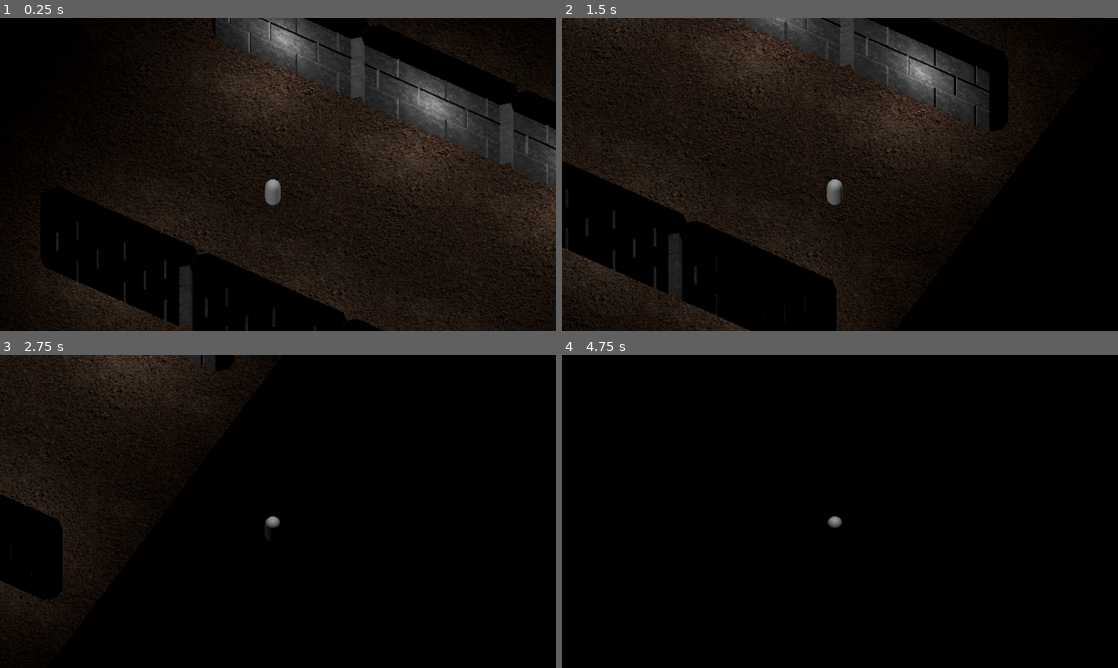
Above: before the commit, frames 1-4 (two rows, left to right).
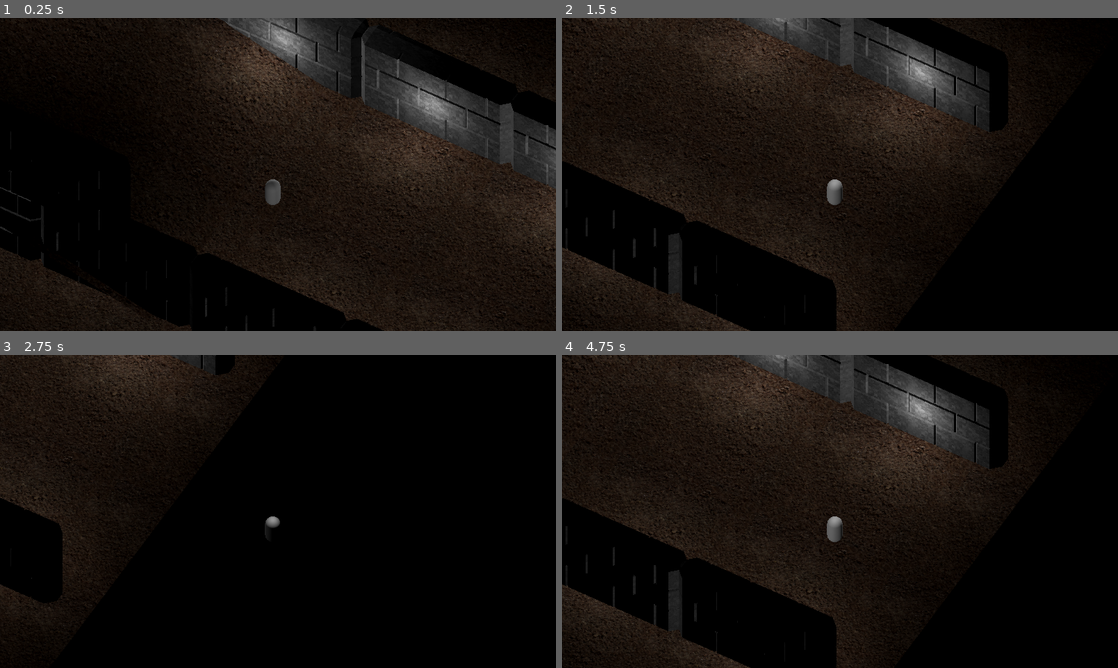
Above: after the commit, the same moments.

Repository: Degenerate-Games/shadows-below
Game: Godot game, scene res://scenes/levels/3d_test_level.tscn
The game is run twice, just before and just after one commit, with the same random seed, the same clock (stepped at 60 frames per second) and the same inputs. This scene is started directly instead of the project's main scene. Sound files missing from this copy of the repository are replaced by a short silence.
Inputs (mouse positions are in pixels of both pictures, inside the frame that each line leads up to):
- Up to frame 1 (0.25 s): no input
- Up to frame 2 (1.5 s): tap Enter at 0.5 s; move the mouse to (962, 158) at 0.52 s; hold D (move_right) 0.53-1.25 s; tap B (bake) at 0.6 s; click (962, 158) at 0.67 s; drag from (728, 190) to (812, 237) at 1.27 s
- Up to frame 3 (2.75 s): tap Space at 2 s; move the mouse to (333, 442) at 2.02 s; hold D (move_right) from 2.03 s (still down); tap K (mixing_ui_clear) at 2.1 s
- Up to frame 4 (4.75 s): release D (move_right) at 2.75 s; drag from (812, 574) to (673, 464) at 2.77 s; move the mouse to (1006, 558) at 3.52 s; hold A (move_left) 3.53-4.25 s; tap J (mixing_ui_red) at 3.6 s; drag from (673, 464) to (756, 433) at 4.27 s

The runs differ from the first frame. In frame 1, 5.5% of the frame differs, in the area x 0-100%, y 0-100%; in frame 2, 1.3%; in frame 3, 1.2%; in frame 4, 42%, in the area x 0-88%, y 0-100%.

Commit message:
Level is now wheelchair accessible

Diff:
--- /dev/null
+++ b/assets/materials/dirtHalf.tres
@@ -0,0 +1,20 @@
+[gd_resource type="StandardMaterial3D" load_steps=3 format=3 uid="uid://cc5t81jgneqls"]
+
+[ext_resource type="Texture2D" uid="uid://bfjn54sardmp2" path="res://assets/textures/dirt.png" id="1_egqha"]
+[ext_resource type="Texture2D" uid="uid://dbww1ff247q1x" path="res://assets/textures/dirt_Bump.png" id="2_42yqy"]
+
+[resource]
+shading_mode = 2
+albedo_texture = ExtResource("1_egqha")
+metallic = 0.05
+metallic_specular = 1.0
+metallic_texture = ExtResource("2_42yqy")
+metallic_texture_channel = 4
+roughness = 0.0
+roughness_texture = ExtResource("2_42yqy")
+roughness_texture_channel = 4
+heightmap_scale = 10.0
+heightmap_texture = ExtResource("2_42yqy")
+uv1_scale = Vector3(1.125, 1.125, 1.125)
+uv1_triplanar = true
+texture_filter = 0
--- a/scenes/levels/3d_test_level.tscn
+++ b/scenes/levels/3d_test_level.tscn
@@ -1,20 +1,30 @@
-[gd_scene load_steps=8 format=3 uid="uid://cvxya8ddaaw45"]
+[gd_scene load_steps=12 format=3 uid="uid://cvxya8ddaaw45"]
 
 [ext_resource type="Material" uid="uid://c40dyj0jy6ef" path="res://assets/materials/wall.tres" id="1_84ibq"]
+[ext_resource type="Material" uid="uid://cc5t81jgneqls" path="res://assets/materials/dirtHalf.tres" id="2_8v3t5"]
 [ext_resource type="Material" uid="uid://ccy3bckurnj8p" path="res://assets/materials/dirt.tres" id="3_2vvk3"]
 [ext_resource type="ArrayMesh" uid="uid://c7bq1idnubnmy" path="res://assets/meshes/stoneWall.obj" id="4_0wrg2"]
 [ext_resource type="PackedScene" uid="uid://bycm4lkpx8o7e" path="res://scenes/player_3d.tscn" id="4_hgbm0"]
 
+[sub_resource type="PlaneMesh" id="PlaneMesh_1n2sc"]
+material = ExtResource("2_8v3t5")
+
 [sub_resource type="PlaneMesh" id="PlaneMesh_tkw1n"]
 lightmap_size_hint = Vector2i(7, 7)
-material = ExtResource("3_2vvk3")
+material = ExtResource("2_8v3t5")
 size = Vector2(1, 1)
 
-[sub_resource type="ConvexPolygonShape3D" id="ConvexPolygonShape3D_rlgvl"]
-points = PackedVector3Array(-0.5, 0, -0.5, -0.5, 0, 0.5, 0.5, 0, -0.5, 0.5, 0, 0.5)
+[sub_resource type="BoxShape3D" id="BoxShape3D_5swl7"]
+size = Vector3(3, 0.5, 3)
+
+[sub_resource type="BoxShape3D" id="BoxShape3D_cqosh"]
+size = Vector3(30, 1, 22)
 
 [sub_resource type="PhysicsMaterial" id="PhysicsMaterial_hmk7h"]
 
+[sub_resource type="BoxShape3D" id="BoxShape3D_8kd5h"]
+size = Vector3(70, 13, 3)
+
 [node name="3dTestLevel" type="Node3D"]
 
 [node name="environment" type="Node" parent="."]
@@ -22,16 +32,25 @@
 [node name="Node" type="Node" parent="environment"]
 
 [node name="Ground" type="StaticBody3D" parent="environment"]
-transform = Transform3D(50, 0, 0, 0, 50, 0, 0, 0, 50, 0.0337701, -2.38419e-07, -0.0188322)
 collision_mask = 24
 
-[node name="MeshInstance3D" type="MeshInstance3D" parent="environment/Ground"]
+[node name="ramp" type="MeshInstance3D" parent="environment/Ground"]
+transform = Transform3D(12.0741, 3.23524, 0, -3.23524, 12.0741, 0, 0, 0, 12.5, -12.9894, 2.95448, 0.0225582)
+mesh = SubResource("PlaneMesh_1n2sc")
+
+[node name="floor" type="MeshInstance3D" parent="environment/Ground"]
+transform = Transform3D(50, 0, 0, 0, 50, 0, 0, 0, 50, 0, 0, 0)
 material_override = ExtResource("3_2vvk3")
 mesh = SubResource("PlaneMesh_tkw1n")
 skeleton = NodePath("../../..")
 
+[node name="floorCol" type="CollisionShape3D" parent="environment/Ground"]
+transform = Transform3D(25, 0, 0, 0, 25, 0, 0, 0, 25, 0, -6.25, 0)
+shape = SubResource("BoxShape3D_5swl7")
+
 [node name="CollisionShape3D" type="CollisionShape3D" parent="environment/Ground"]
-shape = SubResource("ConvexPolygonShape3D_rlgvl")
+transform = Transform3D(0.965926, 0.258819, 0, -0.258819, 0.965926, 0, 0, 0, 1, -14.5, 2.8, -0.5)
+shape = SubResource("BoxShape3D_cqosh")
 
 [node name="Player3D" parent="." instance=ExtResource("4_hgbm0")]
 
@@ -101,6 +120,72 @@
 light_energy = 3.0
 omni_range = 20.0
 
+[node name="MeshInstance3D7" type="MeshInstance3D" parent="RigidBody3D"]
+transform = Transform3D(-4.37114e-08, 0, -1, 0, 1, 0, 1, 0, -4.37114e-08, -16, 9, 10)
+material_override = ExtResource("1_84ibq")
+mesh = ExtResource("4_0wrg2")
+skeleton = NodePath("../..")
+
+[node name="OmniLight3D2" type="OmniLight3D" parent="RigidBody3D/MeshInstance3D7"]
+transform = Transform3D(1, 0, 0, 0, 1, 0, 0, 0, 1, -1, 3, 0)
+light_energy = 3.0
+omni_range = 20.0
+
+[node name="MeshInstance3D8" type="MeshInstance3D" parent="RigidBody3D"]
+transform = Transform3D(-4.37114e-08, 0, 1, 0, 1, 0, -1, 0, -4.37114e-08, -16, 9, -10)
+material_override = ExtResource("1_84ibq")
+mesh = ExtResource("4_0wrg2")
+skeleton = NodePath("../..")
+
+[node name="OmniLight3D3" type="OmniLight3D" parent="RigidBody3D/MeshInstance3D8"]
+transform = Transform3D(1, 0, 0, 0, 1, 0, 0, 0, 1, -1, 3, 0)
+light_energy = 3.0
+omni_range = 20.0
+
+[node name="MeshInstance3D9" type="MeshInstance3D" parent="RigidBody3D"]
+transform = Transform3D(-4.37114e-08, 0, -1, 0, 1, 0, 1, 0, -4.37114e-08, -27, 9, 10)
+material_override = ExtResource("1_84ibq")
+mesh = ExtResource("4_0wrg2")
+skeleton = NodePath("../..")
+
+[node name="OmniLight3D2" type="OmniLight3D" parent="RigidBody3D/MeshInstance3D9"]
+transform = Transform3D(1, 0, 0, 0, 1, 0, 0, 0, 1, -1, 3, 0)
+light_energy = 3.0
+omni_range = 20.0
+
+[node name="MeshInstance3D10" type="MeshInstance3D" parent="RigidBody3D"]
+transform = Transform3D(-4.37114e-08, 0, 1, 0, 1, 0, -1, 0, -4.37114e-08, -27, 9, -10)
+material_override = ExtResource("1_84ibq")
+mesh = ExtResource("4_0wrg2")
+skeleton = NodePath("../..")
+
+[node name="OmniLight3D3" type="OmniLight3D" parent="RigidBody3D/MeshInstance3D10"]
+transform = Transform3D(1, 0, 0, 0, 1, 0, 0, 0, 1, -1, 3, 0)
+light_energy = 3.0
+omni_range = 20.0
+
+[node name="MeshInstance3D11" type="MeshInstance3D" parent="RigidBody3D"]
+transform = Transform3D(-4.37114e-08, 0, -1, 0, 1, 0, 1, 0, -4.37114e-08, -22, 3, 10)
+material_override = ExtResource("1_84ibq")
+mesh = ExtResource("4_0wrg2")
+skeleton = NodePath("../..")
+
+[node name="OmniLight3D2" type="OmniLight3D" parent="RigidBody3D/MeshInstance3D11"]
+transform = Transform3D(1, 0, 0, 0, 1, 0, 0, 0, 1, -1, 3, 0)
+light_energy = 3.0
+omni_range = 20.0
+
+[node name="MeshInstance3D12" type="MeshInstance3D" parent="RigidBody3D"]
+transform = Transform3D(-4.37114e-08, 0, 1, 0, 1, 0, -1, 0, -4.37114e-08, -22, 3, -10)
+material_override = ExtResource("1_84ibq")
+mesh = ExtResource("4_0wrg2")
+skeleton = NodePath("../..")
+
+[node name="OmniLight3D3" type="OmniLight3D" parent="RigidBody3D/MeshInstance3D12"]
+transform = Transform3D(1, 0, 0, 0, 1, 0, 0, 0, 1, -1, 3, 0)
+light_energy = 3.0
+omni_range = 20.0
+
 [node name="MeshInstance3D6" type="MeshInstance3D" parent="RigidBody3D"]
 transform = Transform3D(-4.37114e-08, 0, 1, 0, 1, 0, -1, 0, -4.37114e-08, 11, 3, -10)
 material_override = ExtResource("1_84ibq")
@@ -111,3 +196,11 @@
 transform = Transform3D(1, 0, 0, 0, 1, 0, 0, 0, 1, -1, 3, 0)
 light_energy = 3.0
 omni_range = 20.0
+
+[node name="CollisionShape3D" type="CollisionShape3D" parent="RigidBody3D"]
+transform = Transform3D(1, 0, 0, 0, 1, 0, 0, 0, 1, -0.5, 9, -11)
+shape = SubResource("BoxShape3D_8kd5h")
+
+[node name="CollisionShape3D2" type="CollisionShape3D" parent="RigidBody3D"]
+transform = Transform3D(1, 0, 0, 0, 1, 0, 0, 0, 1, 0, 6.5, 11)
+shape = SubResource("BoxShape3D_8kd5h")
Not shown: 1 places in assets/materials/wall.tres that only renumber resources
